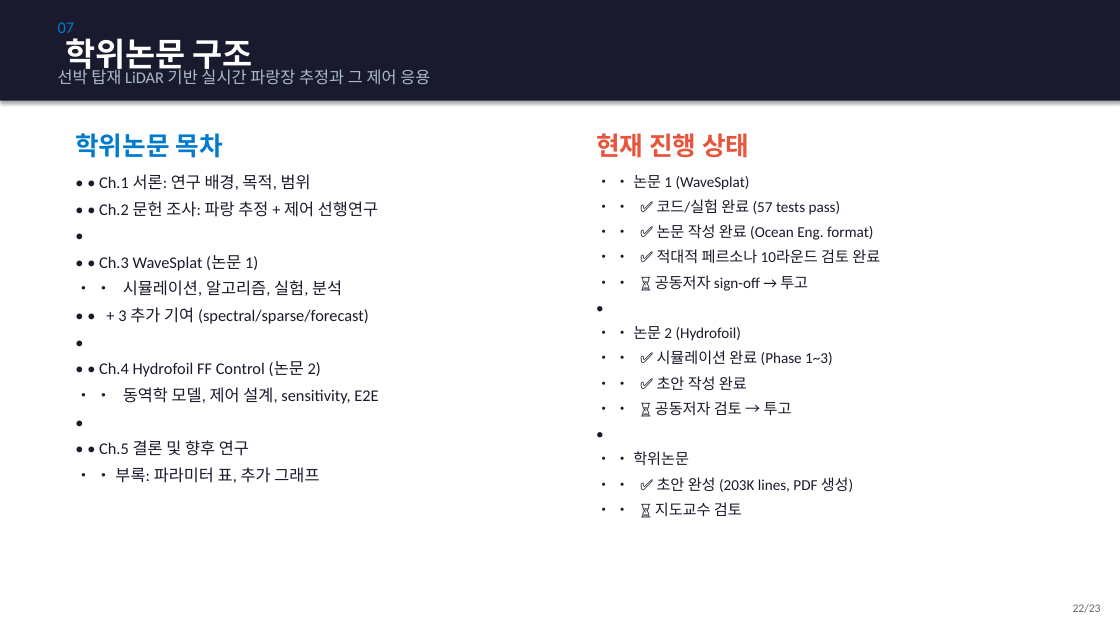
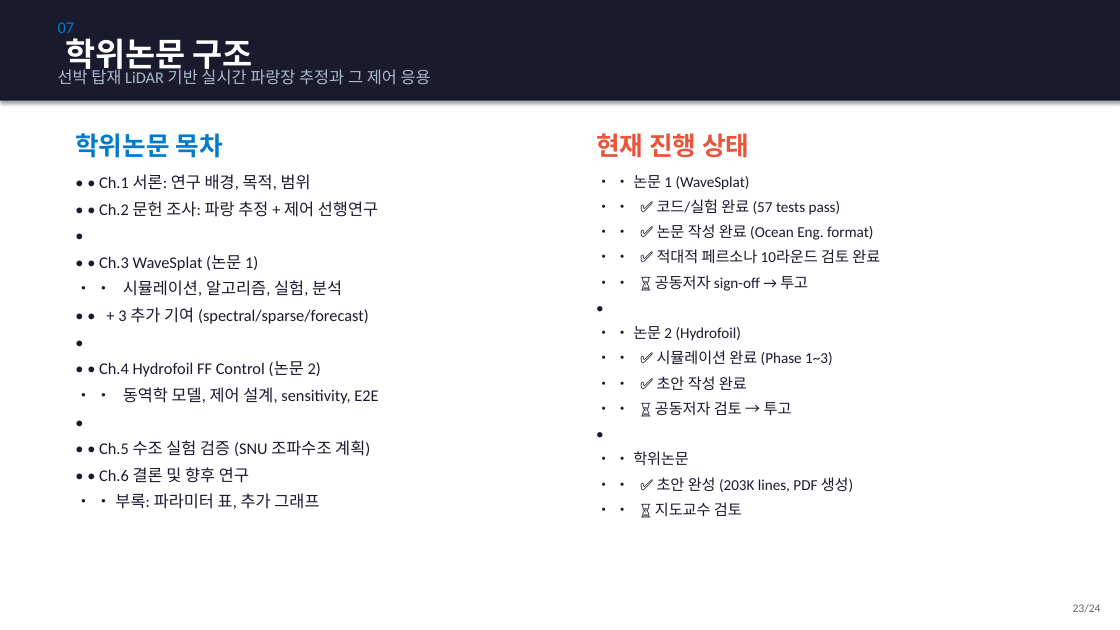
Before and after one commit to SAEYONGPARK94/wavesplat, a slide deck: slide 23 of wavesplat/docs/labmeeting_wavesplat.pptx (slide 22 before the commit). Drawn at 1120x630 pixels with LibreOffice and Linux fonts; fonts in the diff are those of the drawing. Boxes give left, top, right and bottom in pixels: in the first picture for what was removed or moved away, otherwise in the second. Text is boxed around its words. In the diff, an @@ line names an element or a change of style, - is before the commit and + after.

```diff
--- a/wavesplat/docs/labmeeting_wavesplat.pptx
+++ b/wavesplat/docs/labmeeting_wavesplat.pptx
@@ text at [99, 440, 370, 483]: text changed @@
-• • Ch.5 결론 및 향후 연구
+• • Ch.5 수조 실험 검증 (SNU 조파수조 계획)
+• • Ch.6 결론 및 향후 연구
@@ text at [1073, 604, 1101, 613]: text changed @@
-22/23
+23/24
```
Also in this commit, not shown: 22 other slides changed, 1 slide added, 1 other file.
